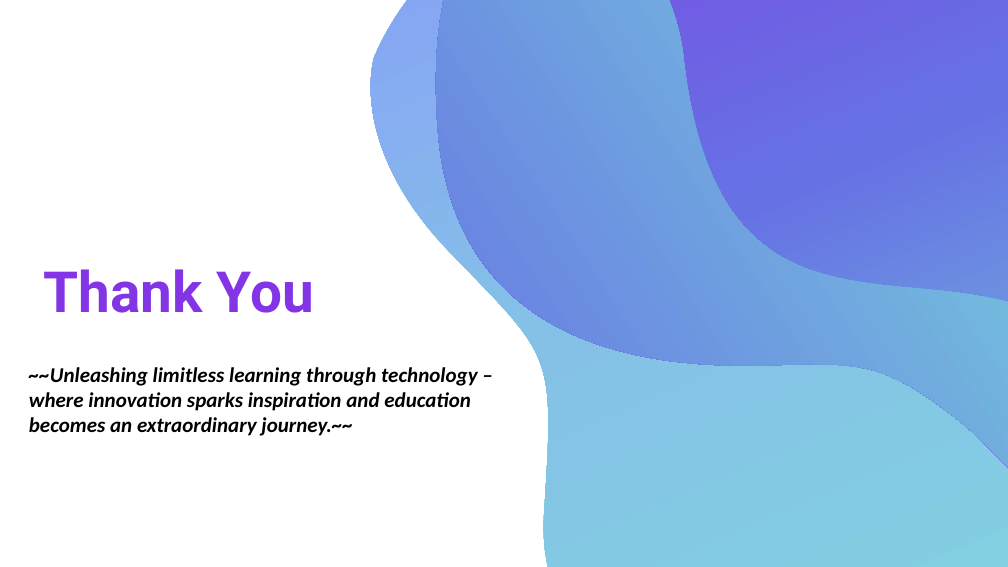
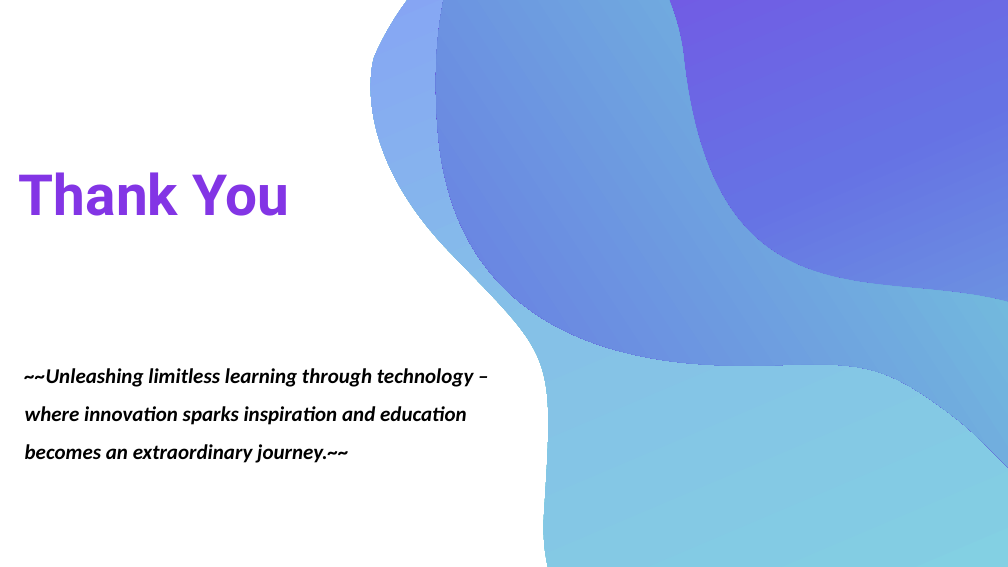
Before and after one commit to clintjeff2/webmet-plus-LANDMARK, a slide deck: slide 15 of Comuter materials.pptx. Drawn at 1008x567 pixels with LibreOffice and Linux fonts; fonts in the diff are those of the drawing. Boxes give left, top, right and bottom in pixels: in the first picture for what was removed or moved away, otherwise in the second. Text is boxed around its words. In the diff, an @@ line names an element or a change of style, - is before the commit and + after.

```diff
--- a/Comuter materials.pptx
+++ b/Comuter materials.pptx
@@ outline redrawn in 3 elements at (272, 0, 1008, 567), (293, 0, 1008, 567), (244, 0, 1008, 567) @@
@@ text "Thank You": place and size @@
-text "Thank You" at (44, 269, 314, 313)
+text "Thank You" at (19, 172, 289, 216)
@@ text "~~Unleashing limitless learning through technology ..." at (25, 368, 474, 463): line spacing 1 to 1.5 @@
```
Also in this commit, not shown: 14 other slides changed.
